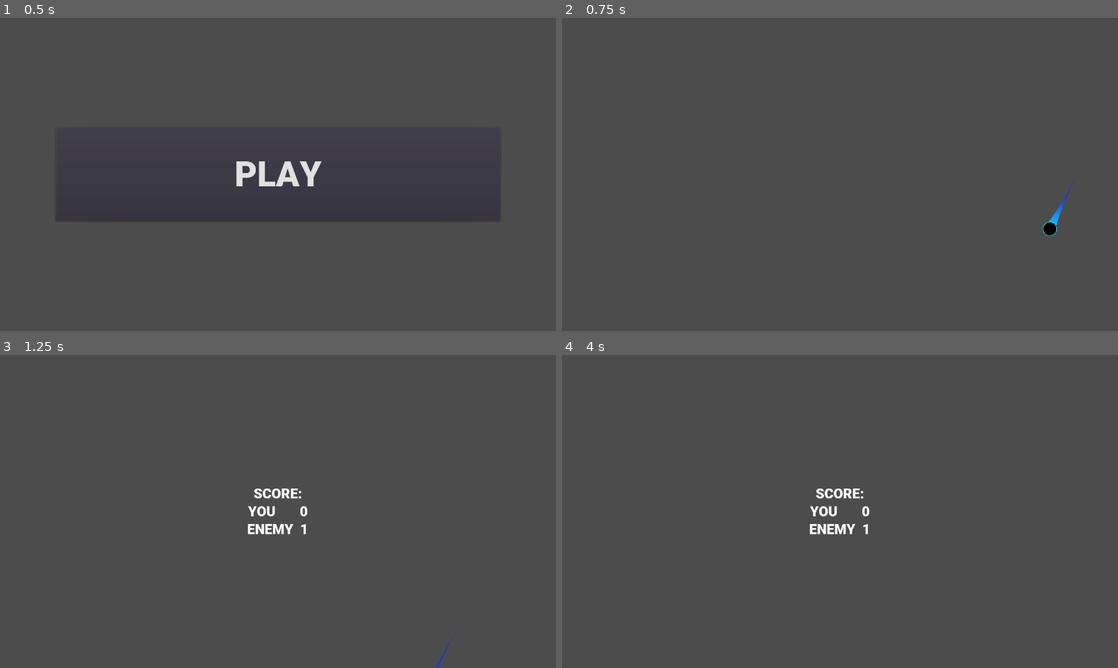
Above: before the commit, frames 1-4 (two rows, left to right).
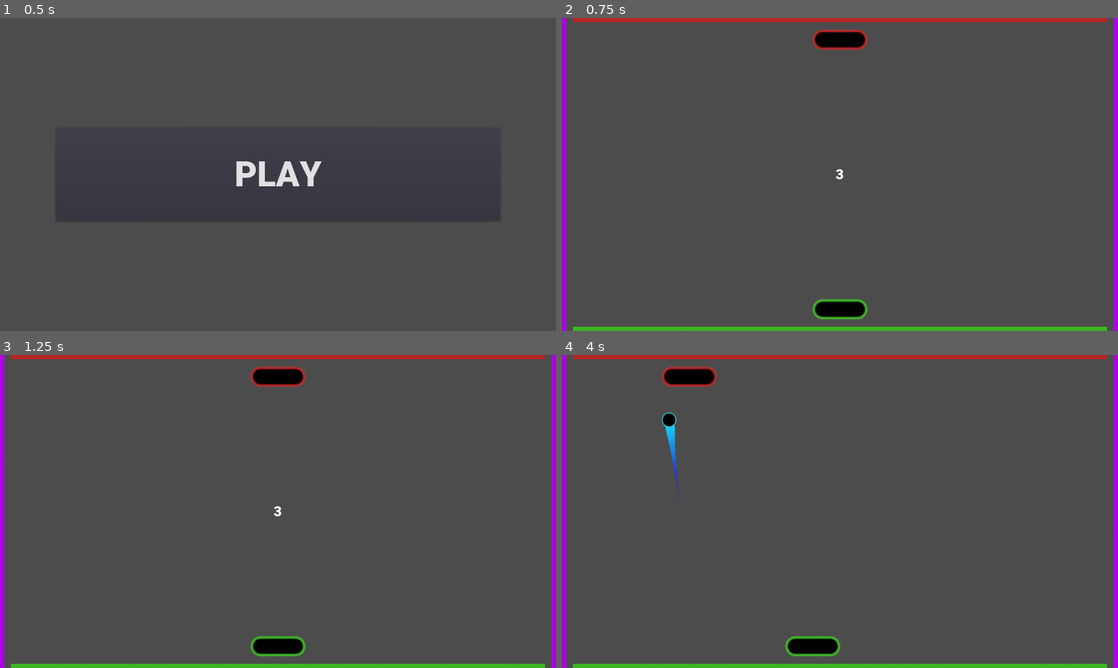
Above: after the commit, the same moments.

Repository: eXCoreX/PingPong
Game: Godot game, scene res://Menu.tscn
Two runs of this game, one before a commit and one after it. Both use one fixed random seed, a clock stepped at 60 frames per second and the inputs below.
Inputs (mouse positions are in pixels of both pictures, inside the frame that each line leads up to):
- Up to frame 1 (0.5 s): no input
- Up to frame 2 (0.75 s): click "PLAY" at 0.5 s
- Up to frame 3 (1.25 s): no input
- Up to frame 4 (4 s): move the mouse to (962, 495) at 1.27 s; click (962, 495) at 1.42 s; move the mouse to (728, 527) at 2.02 s; click (728, 527) at 2.17 s; move the mouse to (895, 442) at 2.77 s; click (895, 442) at 2.92 s; move the mouse to (812, 574) at 3.52 s; click (812, 574) at 3.67 s

Frame 1 is identical in both runs. In frame 2, 5.5% of the frame differs, in the area x 0-100%, y 0-100%; in frame 3, 5.9%; in frame 4, 6.1%.

Commit message:
New sprites
ball, pratforms and walls

Diff:
--- a/AreaDetection.gd
+++ b/AreaDetection.gd
@@ -43,7 +43,9 @@
 
 
 func reload_scene():
-	$"../../Ball".free()
+	var ball = $"../..".find_node("Ball", false, false)
+	if ball != null:
+		ball.free()
 	var to_add = BALLSC.instance()
 	to_add.name = "Ball"
 	$"../../".add_child(to_add)
--- a/Ball.gd
+++ b/Ball.gd
@@ -6,13 +6,17 @@
 
 export(bool) var enableBoost = false
 
-var timer = Timer.new()
+#var timer = Timer.new()
 
 func _ready():
+	MIN_VEL *= GlobalVars.currentResolution[1] / 720
+	MAX_VEL *= GlobalVars.currentResolution[1] / 720
+	INIT_VEL *= GlobalVars.currentResolution[1] / 720
+
 	var rng = RandomNumberGenerator.new()
-	timer.connect("timeout", self, "print_velocity")
-	self.add_child(timer)
-	timer.start(1)
+	#timer.connect("timeout", self, "print_velocity")
+	#self.add_child(timer)
+	#timer.start(1)
 	rng.randomize()
 	self.position = Vector2(rng.randi_range(50, GlobalVars.currentResolution[0]-50), GlobalVars.currentResolution[1] / 2)
 	var vx = randf() + 0.1
@@ -24,8 +28,7 @@
 	self.linear_velocity = Vector2(vx, vy)
 	self.linear_velocity = linear_velocity.normalized()*INIT_VEL
 
-	MIN_VEL *= GlobalVars.currentResolution[1] / 720
-	MAX_VEL *= GlobalVars.currentResolution[1] / 720
+
 
 
 func _physics_process(_delta):
--- a/Ball.tscn
+++ b/Ball.tscn
@@ -1,35 +1,36 @@
 [gd_scene load_steps=8 format=2]
 
-[ext_resource path="res://Sprites/ball.png" type="Texture" id=1]
+[ext_resource path="res://Sprites/PingPong_ball.png" type="Texture" id=1]
 [ext_resource path="res://Ball.gd" type="Script" id=2]
 [ext_resource path="res://addons/Trail/trail_2d.gd" type="Script" id=3]
 
-[sub_resource type="PhysicsMaterial" id=3]
+[sub_resource type="PhysicsMaterial" id=1]
 friction = 0.0
 bounce = 1.1
 
-[sub_resource type="CircleShape2D" id=4]
+[sub_resource type="CircleShape2D" id=2]
 radius = 16.5
 
-[sub_resource type="Curve" id=5]
+[sub_resource type="Curve" id=3]
 _data = [ Vector2( 0, 0.0636363 ), 0.0, -0.191831, 0, 0, Vector2( 0.664835, 0.409091 ), 1.08727, 1.08727, 0, 0, Vector2( 0.967033, 0.918182 ), 2.25018, 0.0, 0, 0 ]
 
-[sub_resource type="Gradient" id=6]
+[sub_resource type="Gradient" id=4]
 offsets = PoolRealArray( 0, 0.417219, 1 )
 colors = PoolColorArray( 0.0740204, 0.106377, 0.902344, 0, 0.134277, 0.213585, 0.859375, 1, 0.0794678, 0.843695, 0.96875, 1 )
 
 [node name="Ball" type="RigidBody2D"]
 position = Vector2( 442.105, 268.144 )
 mass = 0.23
-physics_material_override = SubResource( 3 )
+physics_material_override = SubResource( 1 )
 linear_damp = 0.0
 angular_damp = 0.0
 script = ExtResource( 2 )
 MIN_VEL = 450
-MAX_VEL = 1200
+MAX_VEL = 1400
+INIT_VEL = 500
 
 [node name="CollisionShape2D" type="CollisionShape2D" parent="."]
-shape = SubResource( 4 )
+shape = SubResource( 2 )
 
 [node name="Sprite" type="Sprite" parent="CollisionShape2D"]
 scale = Vector2( 0.042, 0.042 )
--- a/Enemy.gd
+++ b/Enemy.gd
@@ -15,6 +15,7 @@
 		3:
 			moveSpeed = 6
 	moveSpeed *= 720.0 / GlobalVars.currentResolution[1]
+	self.position[0] = GlobalVars.currentResolution[0] / 2
 	yCompensate = moveSpeed * 10
 	pass
 
@@ -23,10 +24,9 @@
 var prev_vel = Vector2(0, 0)
 
 func _physics_process(delta):
-	var ball = $"../Ball"
+	var ball = $"..".find_node("Ball", false, false)
 	if ball == null:
-		for e in get_tree().root.get_children():
-			print(e.name)
+		return
 	var bVel = ball.linear_velocity
 	if bVel[1] > 0 || ball.position[1] < self.position[1]:
 		return
--- a/Main.gd
+++ b/Main.gd
@@ -1,6 +1,11 @@
 extends Node2D
 
+var firstDelay = true
+
 func _ready():
+	if firstDelay:
+		firstDelay = false
+		$WorldBorder/PlayerArea.count_down()
 	var _con = get_viewport().connect("size_changed", self, "_on_resize")
 	pass
 
--- a/Main.tscn
+++ b/Main.tscn
@@ -1,13 +1,17 @@
-[gd_scene load_steps=16 format=2]
+[gd_scene load_steps=20 format=2]
 
-[ext_resource path="res://Ball.tscn" type="PackedScene" id=1]
+[ext_resource path="res://Sprites/PingPong_enemyPlatform.png" type="Texture" id=1]
+[ext_resource path="res://Sprites/PingPong_playerPlatform.png" type="Texture" id=2]
 [ext_resource path="res://Player.gd" type="Script" id=3]
 [ext_resource path="res://Enemy.gd" type="Script" id=4]
+[ext_resource path="res://Sprites/PingPong_wall.png" type="Texture" id=5]
 [ext_resource path="res://Main.gd" type="Script" id=6]
 [ext_resource path="res://AreaDetection.gd" type="Script" id=7]
 [ext_resource path="res://Fonts/Roboto-Black.ttf" type="DynamicFontData" id=8]
 [ext_resource path="res://WorldBorder.gd" type="Script" id=9]
 [ext_resource path="res://LabelInit.gd" type="Script" id=10]
+[ext_resource path="res://Sprites/PingPong_playerZone.png" type="Texture" id=11]
+[ext_resource path="res://Sprites/PingPong_enemyZone.png" type="Texture" id=12]
 
 [sub_resource type="CapsuleShape2D" id=1]
 radius = 20.0
@@ -44,6 +48,10 @@
 rotation = 1.5708
 shape = SubResource( 1 )
 
+[node name="Sprite2" type="Sprite" parent="Enemy"]
+scale = Vector2( 0.1, 0.1 )
+texture = ExtResource( 1 )
+
 [node name="Player" type="KinematicBody2D" parent="."]
 position = Vector2( 640, 670 )
 script = ExtResource( 3 )
@@ -53,7 +61,9 @@
 rotation = 1.5708
 shape = SubResource( 2 )
 
-[node name="Ball" parent="." instance=ExtResource( 1 )]
+[node name="Sprite" type="Sprite" parent="Player"]
+scale = Vector2( 0.1, 0.1 )
+texture = ExtResource( 2 )
 
 [node name="WorldBorder" type="StaticBody2D" parent="."]
 script = ExtResource( 9 )
@@ -61,19 +71,35 @@
 [node name="RightWall" type="CollisionShape2D" parent="WorldBorder"]
 position = Vector2( 1320, 360 )
 rotation = 1.5708
-shape = SubResource( 7 )
+shape = SubResource( 3 )
+
+[node name="Sprite" type="Sprite" parent="WorldBorder/RightWall"]
+position = Vector2( 1.37711e-08, 0.315045 )
+rotation = -1.5708
+scale = Vector2( 0.2, 1 )
+texture = ExtResource( 5 )
 
 [node name="LeftWall" type="CollisionShape2D" parent="WorldBorder"]
 position = Vector2( -40, 360 )
 rotation = -1.5708
-shape = SubResource( 8 )
+shape = SubResource( 4 )
+
+[node name="Sprite" type="Sprite" parent="WorldBorder/LeftWall"]
+rotation = -1.5708
+scale = Vector2( 0.2, 1 )
+texture = ExtResource( 5 )
 
 [node name="EnemyArea" type="Area2D" parent="WorldBorder"]
 position = Vector2( 640, -40 )
 script = ExtResource( 7 )
 
 [node name="EnemyAreaColl" type="CollisionShape2D" parent="WorldBorder/EnemyArea"]
-shape = SubResource( 9 )
+shape = SubResource( 5 )
+
+[node name="Sprite" type="Sprite" parent="WorldBorder/EnemyArea"]
+rotation = 3.14159
+scale = Vector2( 0.4, 0.2 )
+texture = ExtResource( 12 )
 
 [node name="PlayerArea" type="Area2D" parent="WorldBorder"]
 position = Vector2( 640, 760 )
@@ -81,13 +107,17 @@
 
 [node name="PlayerAreaColl" type="CollisionShape2D" parent="WorldBorder/PlayerArea"]
 rotation = -3.14159
-shape = SubResource( 10 )
+shape = SubResource( 6 )
+
+[node name="Sprite" type="Sprite" parent="WorldBorder/PlayerArea"]
+scale = Vector2( 0.4, 0.2 )
+texture = ExtResource( 11 )
 
 [node name="Label" type="Label" parent="."]
 visible = false
 margin_right = 1280.0
 margin_bottom = 720.0
-custom_fonts/font = SubResource( 11 )
+custom_fonts/font = SubResource( 7 )
 text = "SCORE:
 YOU 0
 ENEMY 0"
@@ -110,5 +140,3 @@
 __meta__ = {
 "_edit_use_anchors_": false
 }
-[connection signal="body_entered" from="WorldBorder/EnemyArea" to="WorldBorder/EnemyArea" method="_on_ScoreArea_body_entered"]
-[connection signal="body_entered" from="WorldBorder/PlayerArea" to="WorldBorder/PlayerArea" method="_on_ScoreArea_body_entered"]
--- a/WorldBorder.gd
+++ b/WorldBorder.gd
@@ -13,5 +13,8 @@
 	$PlayerArea.position[0] = GlobalVars.currentResolution[0] / 2
 	$PlayerArea.position[1] = GlobalVars.currentResolution[1] + 40
 	$PlayerArea/PlayerAreaColl.shape.extents = Vector2(GlobalVars.currentResolution[0] / 2 - 20, 50)
+	var spritescalex = GlobalVars.currentResolution[0] / 1280
+	$PlayerArea/Sprite.scale = Vector2(0.41 * spritescalex, 0.2)
 	$EnemyArea.position[0] = GlobalVars.currentResolution[0] / 2
 	$EnemyArea/EnemyAreaColl.shape.extents = Vector2(GlobalVars.currentResolution[0] / 2 - 20, 50)
+	$EnemyArea/Sprite.scale = Vector2(0.41 * spritescalex, 0.2)
--- a/project.godot
+++ b/project.godot
@@ -44,7 +44,7 @@
 ui_fullscreen={
 "deadzone": 0.5,
 "events": [ Object(InputEventKey,"resource_local_to_scene":false,"resource_name":"","device":0,"alt":false,"shift":false,"control":false,"meta":false,"command":false,"pressed":false,"scancode":16777254,"unicode":0,"echo":false,"script":null)
-, Object(InputEventKey,"resource_local_to_scene":false,"resource_name":"","device":0,"alt":false,"shift":false,"control":false,"meta":true,"command":true,"pressed":false,"scancode":70,"unicode":0,"echo":false,"script":null)
+, Object(InputEventKey,"resource_local_to_scene":false,"resource_name":"","device":0,"alt":false,"shift":false,"control":true,"meta":true,"command":true,"pressed":false,"scancode":70,"unicode":0,"echo":false,"script":null)
  ]
 }
 
Not shown: 1 places in Ball.tscn that only renumber resources
Not shown: 2 places in Main.tscn that only renumber resources
Binary file added: Sprites/PingPong_ball.png
Not shown, added: Sprites/PingPong_ball.png.import
Binary file added: Sprites/PingPong_enemyPlatform.png
Not shown, added: Sprites/PingPong_enemyPlatform.png.import
Binary file added: Sprites/PingPong_enemyZone.png
Not shown, added: Sprites/PingPong_enemyZone.png.import
Binary file added: Sprites/PingPong_playerPlatform.png
Not shown, added: Sprites/PingPong_playerPlatform.png.import
Binary file added: Sprites/PingPong_playerZone.png
Not shown, added: Sprites/PingPong_playerZone.png.import
(and 10 more such lines)
